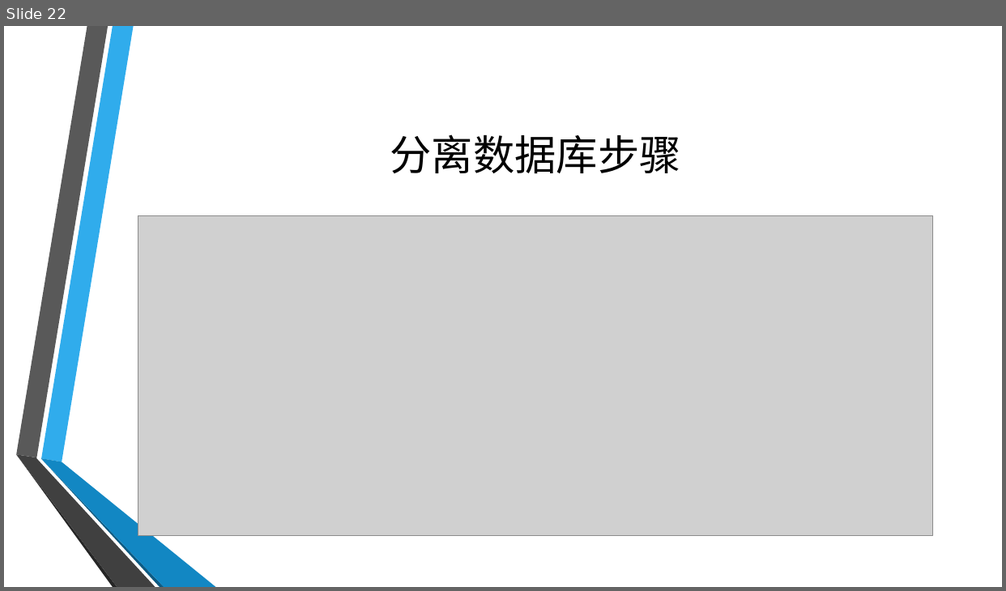
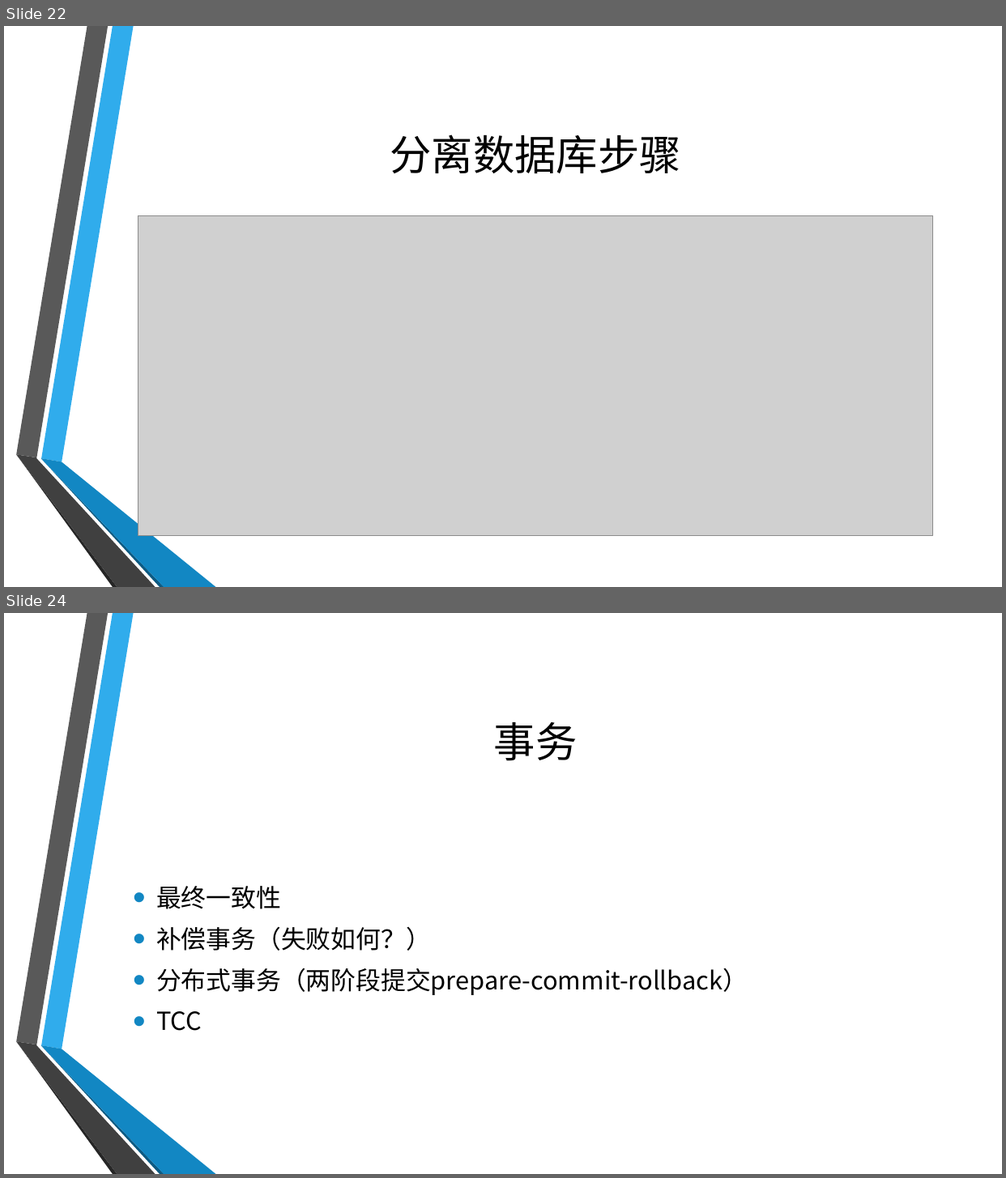
Before and after one commit to GloryXu/spring-cloud, a slide deck: Micro Service.pptx. Shown one above the other, each under a label of ours: slide 22 before the commit, slides 22 and 24 after it; the slides between them are not shown. The pictures are 1006x591 and 1006x1178 pixels, drawn with LibreOffice and Linux fonts; fonts in the diff are those of the drawing; grey boxes stand for pictures; background and template pictures are left out. Boxes give left, top, right and bottom in pixels: in the first picture for what was removed or moved away, otherwise in the second. Text is boxed around its words. In the diff, an @@ line names an element or a change of style, - is before the commit and + after.

```diff
--- a/Micro Service.pptx
+++ b/Micro Service.pptx
@@ slide 24 added at (x1=4, y1=613, x2=1002, y2=1174), background picture (left out); not listed: 6 template elements that a slide beside it also shows @@
@@ title added at (x1=494, y1=722, x2=577, y2=761), 40 pt, text #000000 @@
+事务
@@ text added at (x1=156, y1=886, x2=748, y2=1031), 24 pt, text #000000 @@
+• 最终一致性
+• 补偿事务（失败如何？）
+• 分布式事务（两阶段提交prepare-commit-rollback）
+• TCC
```
Also in this commit, not shown: 1 slide changed, 3 other slides added.
